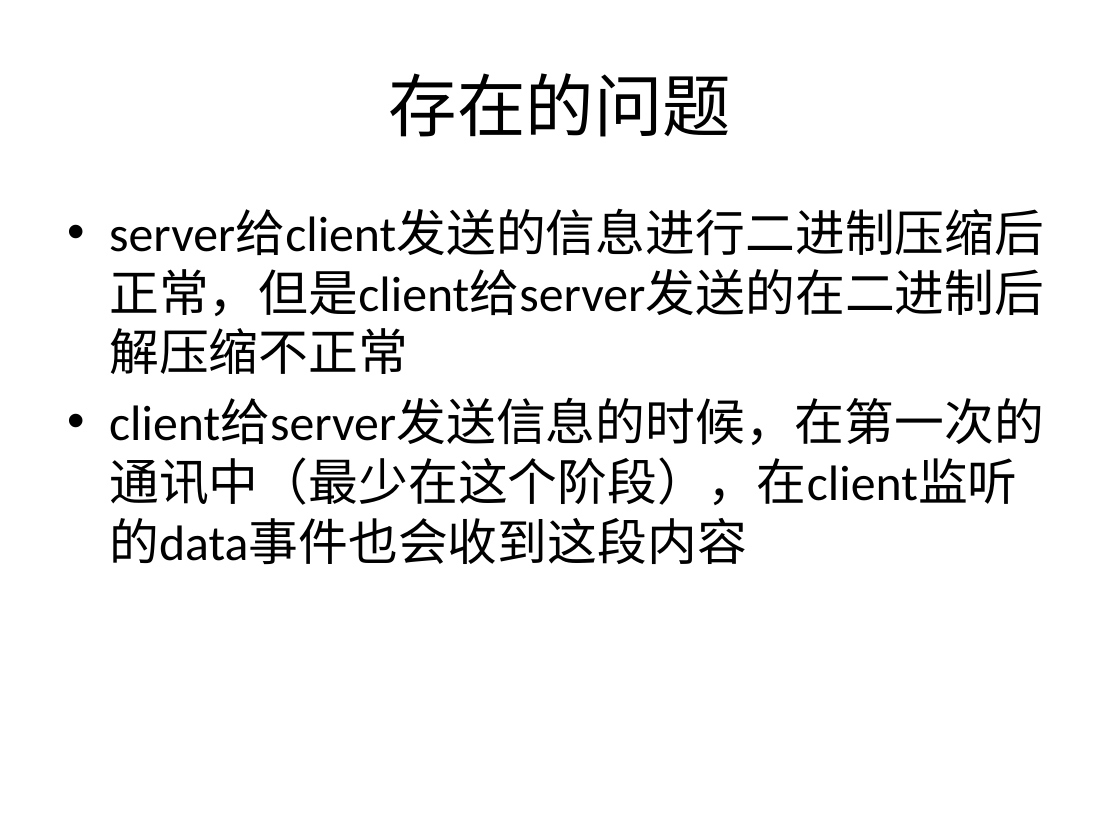
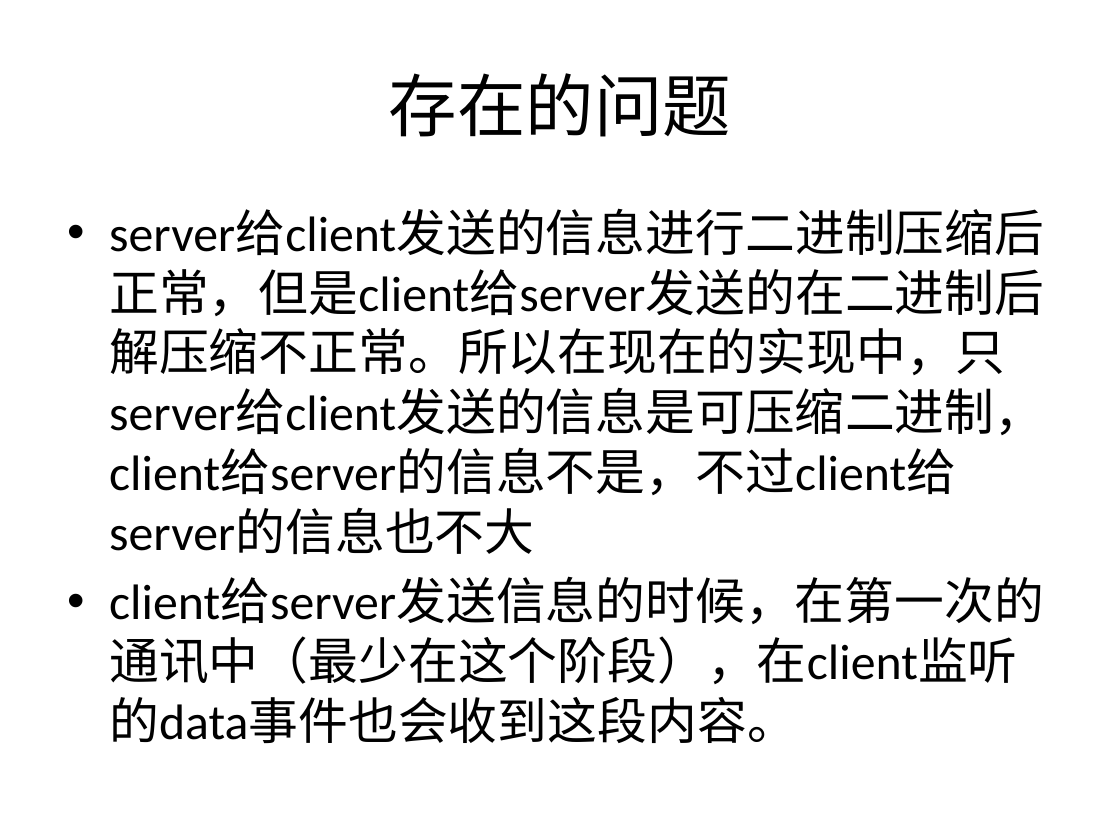
Before and after one commit to samoin/sync-mongodb-clusters, a slide deck: slide 13 of nodejs sync mongodb-cluster.pptx (slide 12 before the commit). Drawn at 1120x840 pixels with LibreOffice and Linux fonts; fonts in the diff are those of the drawing; background and template pictures are left out. Boxes give left, top, right and bottom in pixels: in the first picture for what was removed or moved away, otherwise in the second. Text is boxed around its words. In the diff, an @@ line names an element or a change of style, - is before the commit and + after.

```diff
--- a/nodejs sync mongodb-cluster.pptx
+++ b/nodejs sync mongodb-cluster.pptx
@@ text at [109, 269, 1044, 743]: text changed @@
-• server给client发送的信息进行二进制压缩后正常，但是client给server发送的在二进制后解压缩不正常
-• client给server发送信息的时候，在第一次的通讯中（最少在这个阶段），在client监听的data事件也会收到这段内容
+• server给client发送的信息进行二进制压缩后正常，但是client给server发送的在二进制后解压缩不正常。所以在现在的实现中，只server给client发送的信息是可压缩二进制，client给server的信息不是，不过client给server的信息也不大
+• client给server发送信息的时候，在第一次的通讯中（最少在这个阶段），在client监听的data事件也会收到这段内容。
```
Also in this commit, not shown: 6 other slides changed, 1 slide added, 3 other files.
